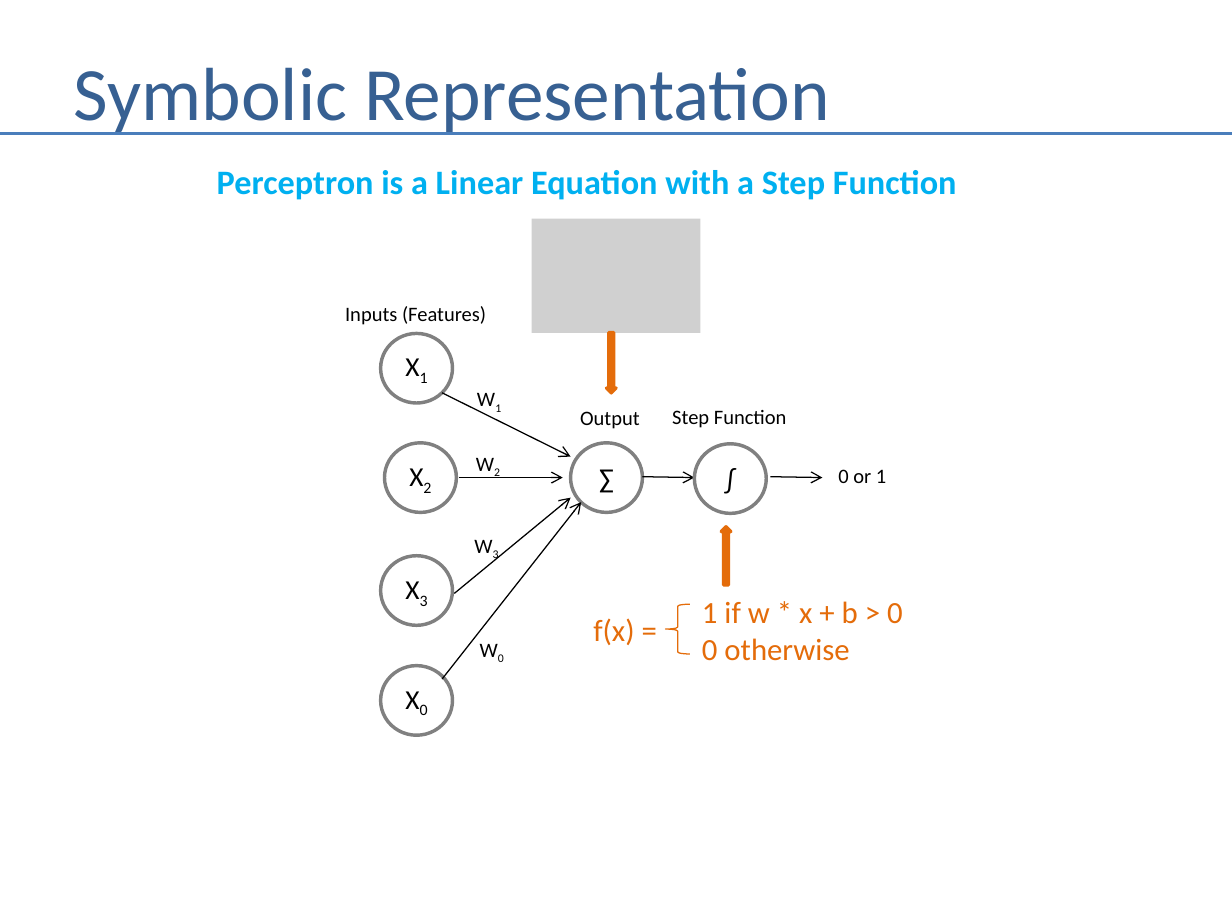
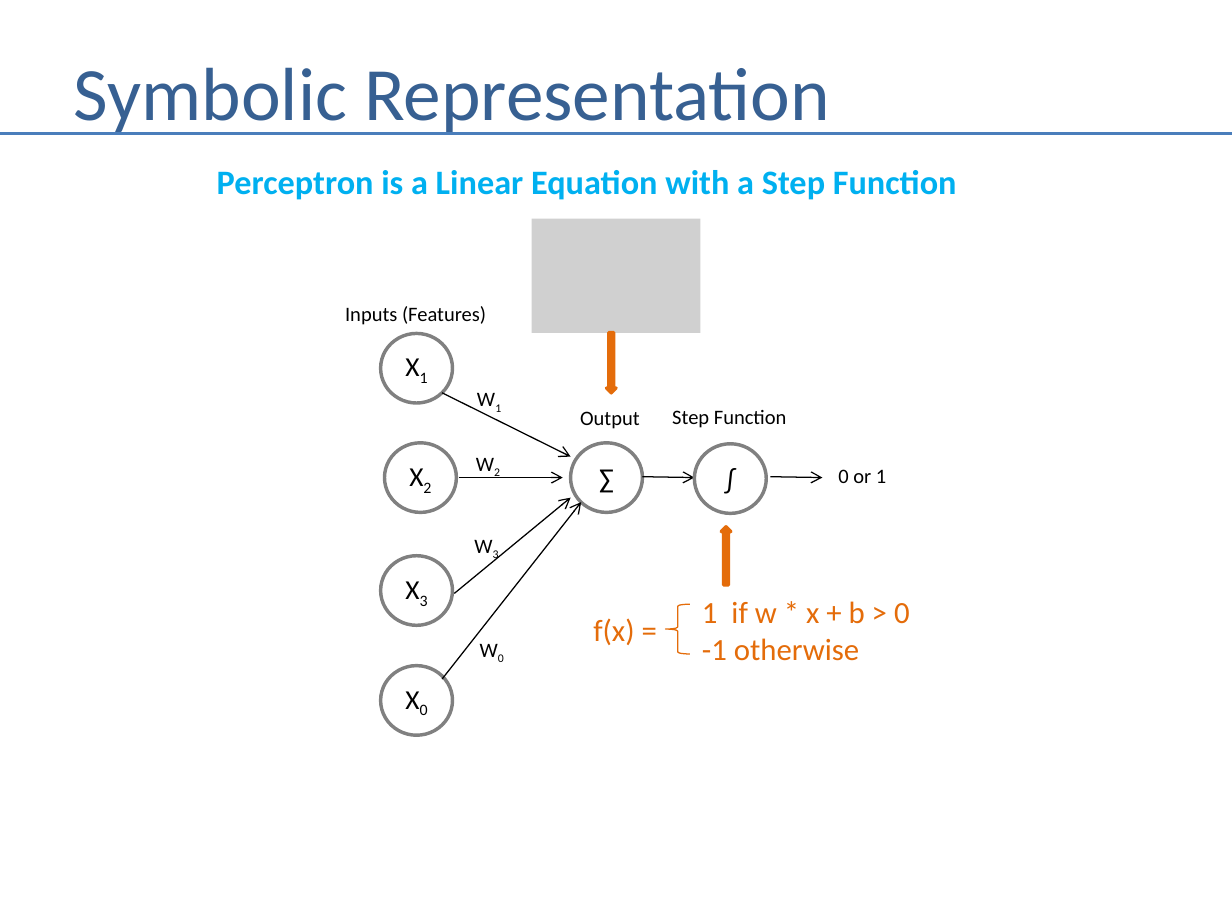
Before and after one commit to andrewferlitsch/Portland-Data-Science-Group, a slide deck: slide 6 of Presentations/ML - Perceptron.pptx. Drawn at 1232x924 pixels with LibreOffice and Linux fonts; fonts in the diff are those of the drawing; grey boxes stand for pictures. Boxes give left, top, right and bottom in pixels: in the first picture for what was removed or moved away, otherwise in the second. Text is boxed around its words. In the diff, an @@ line names an element or a change of style, - is before the commit and + after.

```diff
--- a/Presentations/ML - Perceptron.pptx
+++ b/Presentations/ML - Perceptron.pptx
@@ text at (702,638,859,661): text changed @@
-0 otherwise
+-1 otherwise
```
Also in this commit, not shown: 1 other slide changed, 1 slide added.
